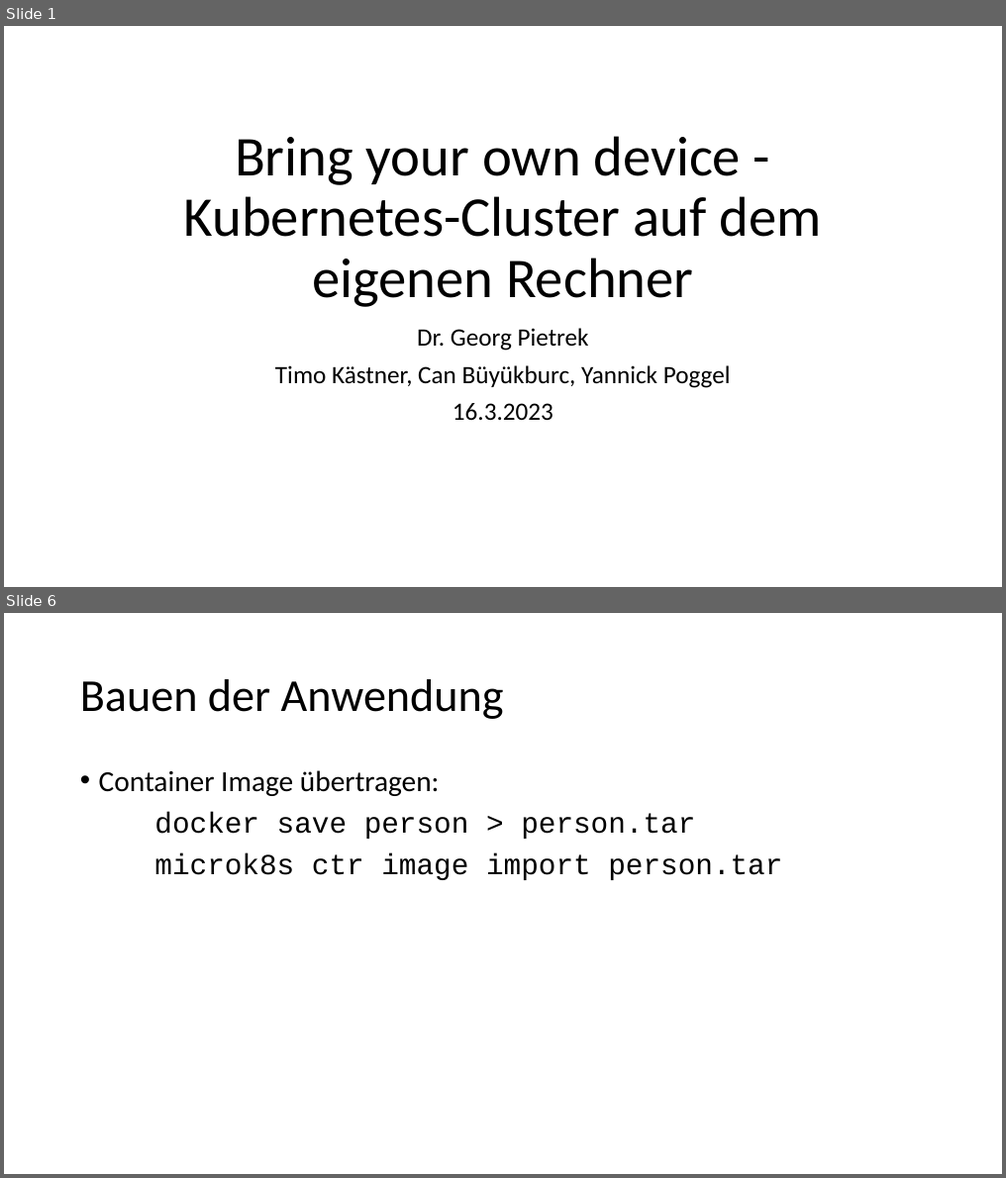
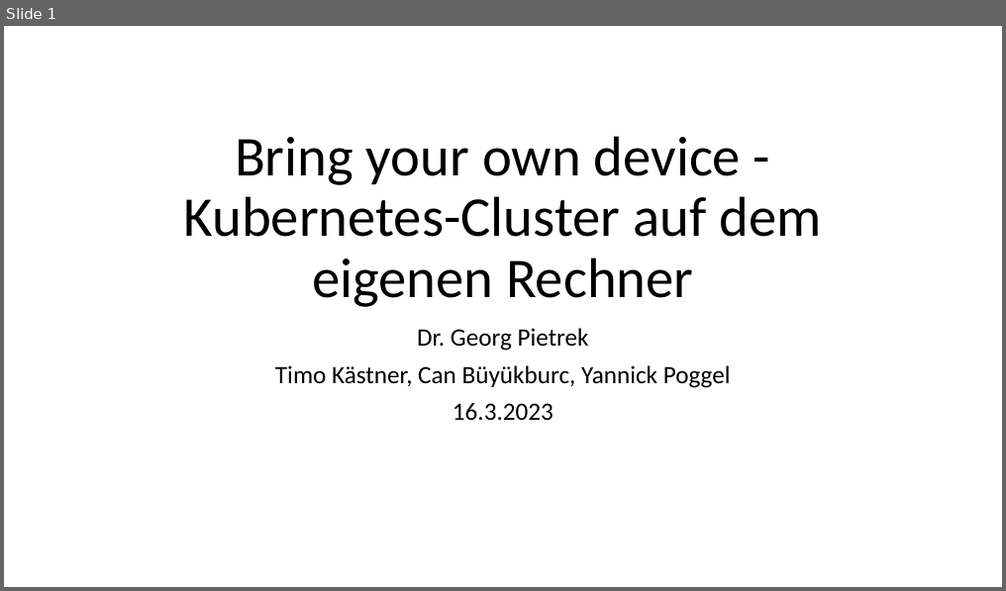
Before and after one commit to igeldo/PR4-SoSe23, a slide deck: sample/kubernetes/Bring your own device - Teil 2.pptx. Shown one above the other, each under a label of ours: slides 1 and 6 before the commit, slide 1 after it; the slides between them are not shown. The pictures are 1006x1178 and 1006x591 pixels, drawn with LibreOffice and Linux fonts; fonts in the diff are those of the drawing. Boxes give left, top, right and bottom in pixels: in the first picture for what was removed or moved away, otherwise in the second. Text is boxed around its words. In the diff, an @@ line names an element or a change of style, - is before the commit and + after.

```diff
--- a/sample/kubernetes/Bring your own device - Teil 2.pptx
+++ b/sample/kubernetes/Bring your own device - Teil 2.pptx
@@ slide 6 removed at [4,613,1002,1174], background #FFFFFF @@
@@ title removed at [80,679,504,719] @@
-Bauen der Anwendung
@@ text removed at [99,770,782,880] @@
-• Container Image übertragen:
-docker save person > person.tar
-microk8s ctr image import person.tar
```
Also in this commit, not shown: 5 slides changed, 1 slide added, 2 other files.
